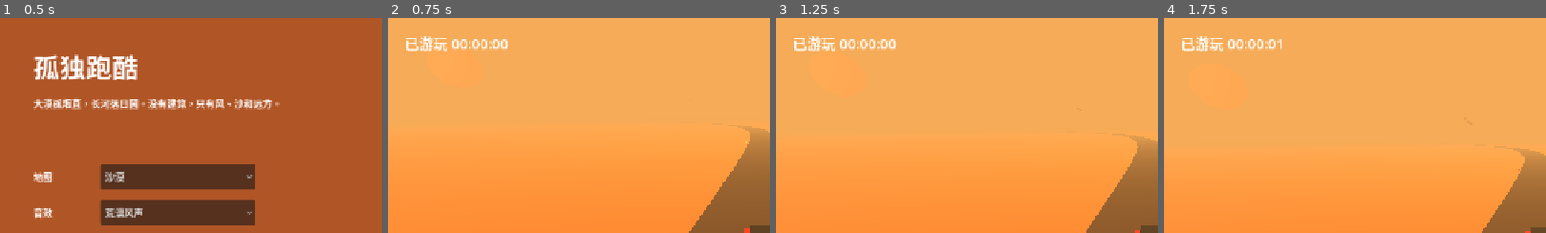
Above: before the commit, frames 1-4 (left to right).
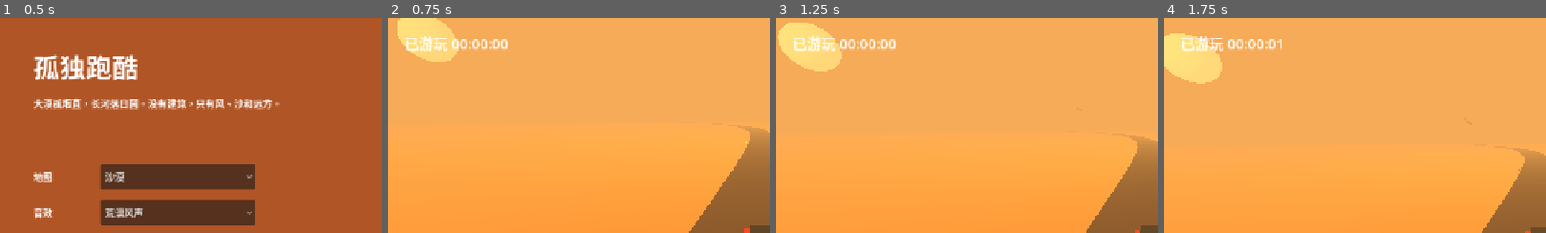
Above: after the commit, the same moments.

Repository: lcjwy/game_parkour_by_godot
Game: Godot game, scene res://scenes/ui/main_menu.tscn
Same seed, same stepped clock (60 frames per second), same inputs: the game is played once before the commit and once after it.
Inputs:
- Up to frame 1 (0.5 s): no input
- Up to frame 2 (0.75 s): click "开始" at 0.5 s
- Up to frame 3 (1.25 s): no input
- Up to frame 4 (1.75 s): tap Enter (confirm) at 1.25, 1.35 s; hold W (accelerate) from 1.28 s (still down); tap Space at 1.52 s
The pictures show only the part of the screen within x 0-50%, y 0-50%; the shares and areas given below are measured in that part.

Frame 1 is identical in both runs. In frame 2, 2.2% of the frame differs, in the area x 2-19%, y 0-21%; in frame 3, 2.5%; in frame 4, 2.6%, in the area x 0-16%, y 7-31%.

Commit message:
Update gameplay flow

Diff:
--- a/SolitudeRun/autoload/audio_manager.gd
+++ b/SolitudeRun/autoload/audio_manager.gd
@@ -19,15 +19,30 @@
 	_player.stream = _generator
 	_player.bus = "Master"
 	add_child(_player)
-	_player.play()
-	_playback = _player.get_stream_playback() as AudioStreamGeneratorPlayback
-	set_preset(GameState.selected_audio_preset())
-	set_process(true)
+	play_preset(GameState.selected_audio_preset())
 
 func set_preset(preset: AudioPreset) -> void:
 	_preset = preset
 	if _player != null:
 		_player.volume_db = preset.volume_db
+
+func play_preset(preset: AudioPreset) -> void:
+	set_preset(preset)
+	if _player == null:
+		return
+	if not _player.playing:
+		_player.play()
+	_playback = _player.get_stream_playback() as AudioStreamGeneratorPlayback
+	set_process(true)
+
+func stop_playback() -> void:
+	if _player != null and _player.playing:
+		_player.stop()
+	_playback = null
+	set_process(false)
+
+func is_playing() -> bool:
+	return _player != null and _player.playing
 
 func _process(_delta: float) -> void:
 	if _playback == null or _preset == null:
--- a/SolitudeRun/scripts/game/game_root.gd
+++ b/SolitudeRun/scripts/game/game_root.gd
@@ -1,29 +1,43 @@
 extends Node3D
 ## 游戏主场景：三小时单局、不可暂停、离开操作失败、里程碑提示与结局弹窗。
 
-const INACTIVITY_FAIL_SECONDS: float = 8.0
+const INACTIVITY_FAIL_SECONDS: float = 60.0
+const INACTIVITY_WARNING_SECONDS: float = 10.0
 const ONE_HOUR_SECONDS: float = 3600.0
 const TWO_AND_HALF_HOURS_SECONDS: float = 9000.0
+const DESERT_SKY_START: Color = Color(0.96, 0.46, 0.20)
+const DESERT_SKY_END: Color = Color(0.42, 0.16, 0.10)
+const DESERT_FOG_START: Color = Color(0.96, 0.67, 0.34)
+const DESERT_FOG_END: Color = Color(0.58, 0.25, 0.14)
+const DESERT_SUN_LIGHT_START: Color = Color(1.0, 0.76, 0.48)
+const DESERT_SUN_LIGHT_END: Color = Color(1.0, 0.36, 0.16)
 
 var _map_config: MapConfig
 var _road: RoadGenerator
 var _car: CarController
 var _weather: WeatherSystem
 var _camera: Camera3D
+var _environment: WorldEnvironment
+var _env: Environment
+var _sun_light: DirectionalLight3D
+var _sun_visual: MeshInstance3D
+var _sun_material: StandardMaterial3D
 var _played_label: Label
 var _toast_label: Label
 var _modal: PanelContainer
 var _modal_text: RichTextLabel
 var _elapsed: float = 0.0
 var _last_input_elapsed: float = 0.0
+var _focus_lost_ticks_msec: int = -1
 var _running: bool = false
 var _one_hour_shown: bool = false
 var _two_half_hours_shown: bool = false
+var _inactivity_warning_shown: bool = false
 var _toast_hide_time: float = 0.0
 
 func _ready() -> void:
 	_map_config = GameState.selected_map()
-	AudioManager.set_preset(GameState.selected_audio_preset())
+	AudioManager.play_preset(GameState.selected_audio_preset())
 	_build_world()
 	_build_hud()
 	GameState.start_run()
@@ -31,8 +45,18 @@
 	_last_input_elapsed = 0.0
 
 func _notification(what: int) -> void:
-	if what == NOTIFICATION_APPLICATION_FOCUS_OUT and _running:
-		_fail_run()
+	if not _running:
+		return
+	if what == NOTIFICATION_APPLICATION_FOCUS_OUT:
+		_focus_lost_ticks_msec = Time.get_ticks_msec()
+	elif what == NOTIFICATION_APPLICATION_FOCUS_IN:
+		var focus_lost_seconds := _focus_lost_seconds()
+		_focus_lost_ticks_msec = -1
+		if focus_lost_seconds >= INACTIVITY_FAIL_SECONDS:
+			_fail_run()
+			return
+		_last_input_elapsed = _elapsed
+		_inactivity_warning_shown = false
 
 func _physics_process(delta: float) -> void:
 	if not _running:
@@ -44,14 +68,15 @@
 	var had_input := _car.physics_step(delta, _road)
 	if had_input:
 		_last_input_elapsed = _elapsed
-
-	if _elapsed - _last_input_elapsed > INACTIVITY_FAIL_SECONDS:
-		_fail_run()
+		_inactivity_warning_shown = false
+
+	if _check_inactivity_failure():
 		return
 
 	_road.update_window(_car.distance_traveled)
 	_weather.follow(_car.global_position)
 	_update_camera(delta)
+	_update_sun_progress()
 	_update_hud()
 	_update_milestones()
 
@@ -64,25 +89,26 @@
 		get_viewport().set_input_as_handled()
 
 func _build_world() -> void:
-	var environment := WorldEnvironment.new()
-	var env := Environment.new()
-	env.background_mode = Environment.BG_COLOR
-	env.background_color = _map_config.sky_color
-	env.fog_enabled = true
-	env.fog_light_color = _map_config.fog_color
-	env.fog_density = 0.018 if _map_config.weather_enabled else 0.009
-	environment.environment = env
-	add_child(environment)
-
-	var sun := DirectionalLight3D.new()
-	sun.name = "LowSun"
-	sun.light_color = Color(1.0, 0.74, 0.46) if _map_config.atmosphere == &"desert" else Color(0.72, 0.88, 0.70)
-	sun.light_energy = 2.6 if _map_config.atmosphere == &"desert" else 1.4
-	sun.rotation_degrees = Vector3(-18.0, -38.0, 0.0)
-	add_child(sun)
+	_environment = WorldEnvironment.new()
+	_env = Environment.new()
+	_env.background_mode = Environment.BG_COLOR
+	_env.background_color = _map_config.sky_color
+	_env.fog_enabled = true
+	_env.fog_light_color = _map_config.fog_color
+	_env.fog_density = 0.018 if _map_config.weather_enabled else 0.009
+	_environment.environment = _env
+	add_child(_environment)
+
+	_sun_light = DirectionalLight3D.new()
+	_sun_light.name = "LowSun"
+	_sun_light.light_color = Color(1.0, 0.74, 0.46) if _map_config.atmosphere == &"desert" else Color(0.72, 0.88, 0.70)
+	_sun_light.light_energy = 2.6 if _map_config.atmosphere == &"desert" else 1.4
+	_sun_light.rotation_degrees = Vector3(-18.0, -38.0, 0.0)
+	add_child(_sun_light)
 
 	if _map_config.atmosphere == &"desert":
 		_add_setting_sun()
+		_update_sun_progress()
 
 	_road = RoadGenerator.new()
 	add_child(_road)
@@ -111,12 +137,13 @@
 	material.emission = Color(1.0, 0.28, 0.08)
 	material.emission_energy_multiplier = 1.8
 
-	var mesh_instance := MeshInstance3D.new()
-	mesh_instance.name = "SettingSun"
-	mesh_instance.mesh = sun_mesh
-	mesh_instance.material_override = material
-	mesh_instance.position = Vector3(-96.0, 34.0, -260.0)
-	add_child(mesh_instance)
+	_sun_material = material
+	_sun_visual = MeshInstance3D.new()
+	_sun_visual.name = "SettingSun"
+	_sun_visual.mesh = sun_mesh
+	_sun_visual.material_override = material
+	_sun_visual.position = Vector3(-96.0, 34.0, -260.0)
+	add_child(_sun_visual)
 
 func _build_hud() -> void:
 	var layer := CanvasLayer.new()
@@ -184,6 +211,56 @@
 	_camera.global_position = _camera.global_position.lerp(target, clampf(delta * 4.0, 0.0, 1.0))
 	_camera.look_at(_car.global_position + Vector3.UP * 1.1, Vector3.UP)
 
+func _check_inactivity_failure() -> bool:
+	var inactivity_elapsed := _current_inactivity_elapsed()
+	var remaining_seconds := INACTIVITY_FAIL_SECONDS - inactivity_elapsed
+	if remaining_seconds <= 0.0:
+		_fail_run()
+		return true
+	if remaining_seconds <= INACTIVITY_WARNING_SECONDS and not _inactivity_warning_shown:
+		_inactivity_warning_shown = true
+		_show_toast(_inactivity_warning_message(), maxf(remaining_seconds, 1.0))
+	return false
+
+func _current_inactivity_elapsed() -> float:
+	return maxf(_elapsed - _last_input_elapsed, _focus_lost_seconds())
+
+func _focus_lost_seconds() -> float:
+	if _focus_lost_ticks_msec < 0:
+		return 0.0
+	return float(Time.get_ticks_msec() - _focus_lost_ticks_msec) / 1000.0
+
+func _inactivity_warning_message() -> String:
+	match TranslationService.current_locale():
+		"en":
+			return "Keep driving, or this run will end soon."
+		"ko":
+			return "계속 운전하지 않으면 곧 종료됩니다."
+		_:
+			return "请继续驾驶，否则本局即将结束"
+
+func _update_sun_progress() -> void:
+	if _map_config == null or _map_config.atmosphere != &"desert":
+		return
+	var progress := clampf(_elapsed / maxf(_map_config.target_duration_seconds, 1.0), 0.0, 1.0)
+	var eased_progress := progress * progress * (3.0 - 2.0 * progress)
+	if _sun_visual != null:
+		var height := lerpf(44.0, 10.0, eased_progress)
+		var distance_z := lerpf(-238.0, -306.0, eased_progress)
+		_sun_visual.position = Vector3(-96.0, height, distance_z)
+		_sun_visual.scale = Vector3.ONE * lerpf(0.92, 1.18, eased_progress)
+	if _sun_material != null:
+		_sun_material.albedo_color = DESERT_SUN_LIGHT_START.lerp(DESERT_SUN_LIGHT_END, eased_progress)
+		_sun_material.emission = DESERT_SUN_LIGHT_START.lerp(DESERT_SUN_LIGHT_END, eased_progress)
+		_sun_material.emission_energy_multiplier = lerpf(2.1, 1.1, eased_progress)
+	if _sun_light != null:
+		_sun_light.rotation_degrees = Vector3(lerpf(-25.0, -7.0, eased_progress), -38.0, 0.0)
+		_sun_light.light_color = DESERT_SUN_LIGHT_START.lerp(DESERT_SUN_LIGHT_END, eased_progress)
+		_sun_light.light_energy = lerpf(2.8, 1.1, eased_progress)
+	if _env != null:
+		_env.background_color = DESERT_SKY_START.lerp(DESERT_SKY_END, eased_progress)
+		_env.fog_light_color = DESERT_FOG_START.lerp(DESERT_FOG_END, eased_progress)
+
 func _update_hud() -> void:
 	_played_label.text = "%s %s" % [TranslationService.text("hud.played"), _format_elapsed(_elapsed)]
 	if _toast_label.visible and _elapsed >= _toast_hide_time:
@@ -219,6 +296,7 @@
 	_show_result(TranslationService.text("result.success"))
 
 func _show_result(message: String) -> void:
+	AudioManager.stop_playback()
 	_modal_text.text = message
 	_modal.visible = true
 
--- a/SolitudeRun/scripts/ui/main_menu.gd
+++ b/SolitudeRun/scripts/ui/main_menu.gd
@@ -243,7 +243,7 @@
 
 func _on_audio_selected(index: int) -> void:
 	var preset := load(str(_audio_option.get_item_metadata(index))) as AudioPreset
-	AudioManager.set_preset(preset)
+	AudioManager.play_preset(preset)
 
 func _show_settings() -> void:
 	_settings_panel.visible = true
@@ -252,5 +252,5 @@
 	var map_path := str(_map_option.get_item_metadata(_map_option.selected))
 	var audio_path := str(_audio_option.get_item_metadata(_audio_option.selected))
 	GameState.set_selection(map_path, audio_path)
-	AudioManager.set_preset(load(audio_path) as AudioPreset)
+	AudioManager.play_preset(load(audio_path) as AudioPreset)
 	get_tree().change_scene_to_file("res://scenes/game/game_root.tscn")
